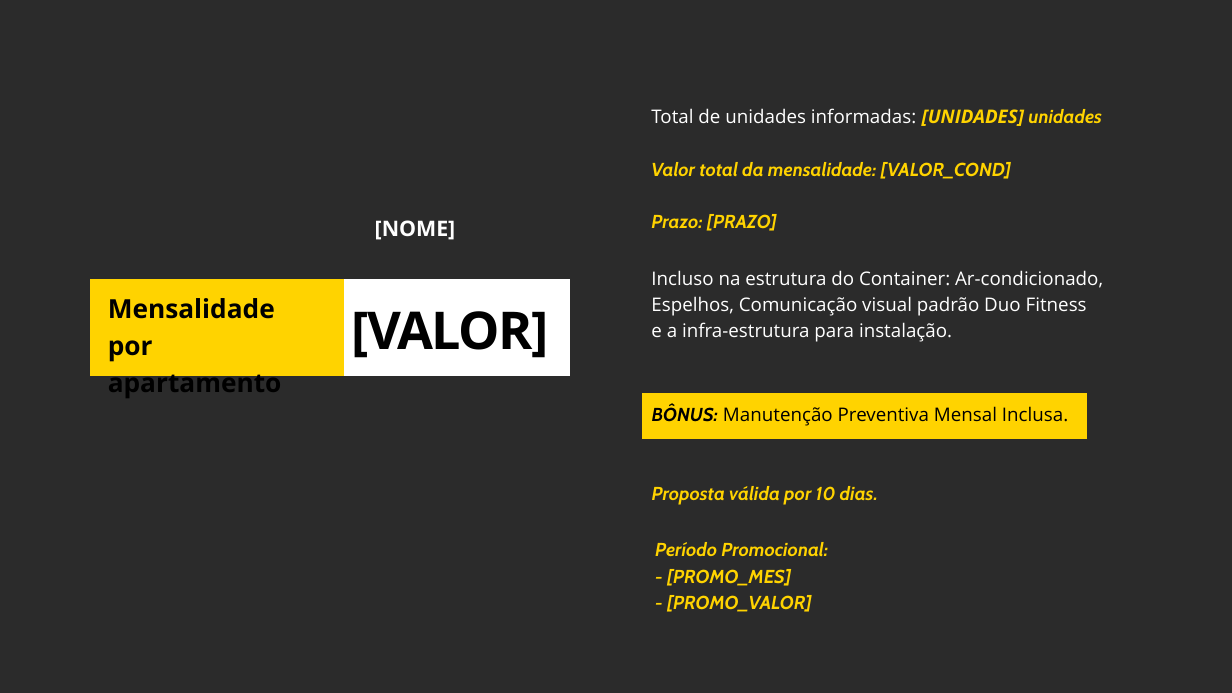
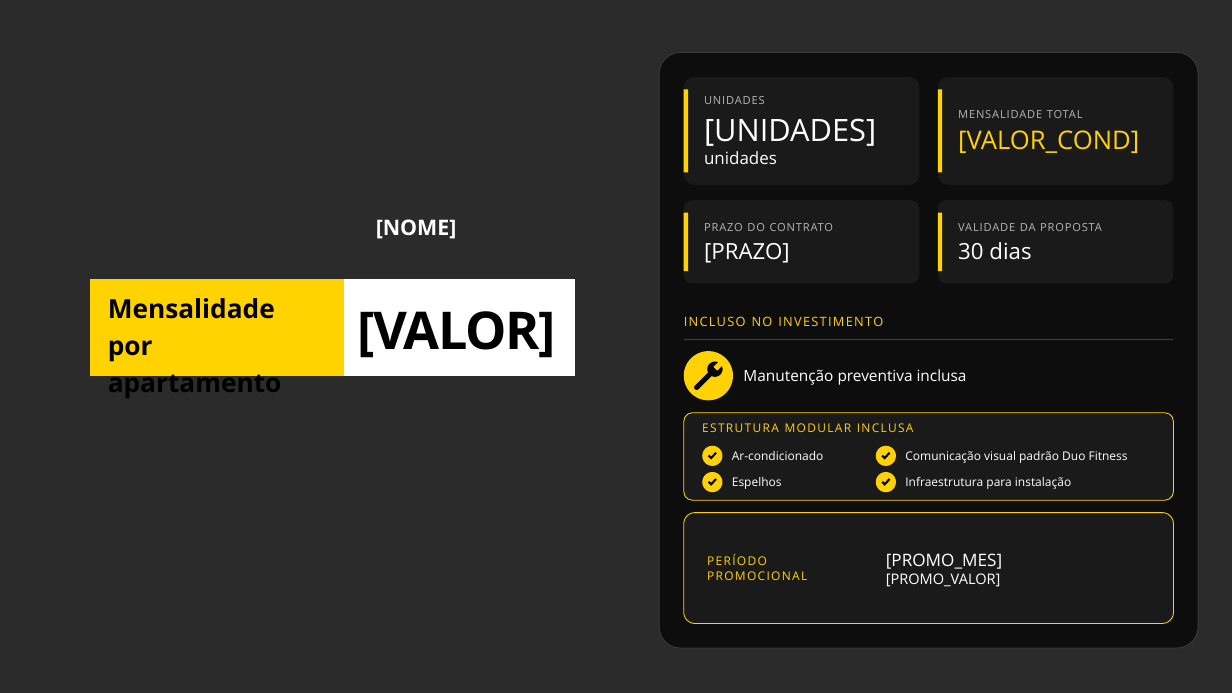
Before and after one commit to agencialumno/Site_duofitness, a slide deck: slide 23 of simulador_duofitness/templates/uno.pptx. Drawn at 1232x693 pixels with LibreOffice and Linux fonts; fonts in the diff are those of the drawing; background and template pictures are left out; a plain dark background stands for a picture behind light text. Boxes give left, top, right and bottom in pixels: in the first picture for what was removed or moved away, otherwise in the second. Text is boxed around its words. In the diff, an @@ line names an element or a change of style, - is before the commit and + after.

Commit message:
ajustes nas propostas

```diff
--- a/simulador_duofitness/templates/uno.pptx
+++ b/simulador_duofitness/templates/uno.pptx
@@ rounded rectangle added at [659,52,1198,648], fill #0B0B0B at 93% opacity, outline #3A3A3A 1 pt @@
@@ rounded rectangle added at [684,77,920,185], fill #1A1A1A @@
@@ rectangle added at [684,89,688,172], fill #FED205 @@
@@ rounded rectangle added at [938,77,1173,185], fill #1A1A1A @@
@@ rectangle added at [938,89,942,172], fill #FED205 @@
@@ text removed at [651,108,1102,231] @@
-Total de unidades informadas: [UNIDADES] unidades
-Valor total da mensalidade: [VALOR_COND]
-Prazo: [PRAZO]
@@ text added at [704,96,876,164], 36 pt, text #FFFFFF @@
+UNIDADES
+[UNIDADES] unidades
@@ text added at [958,110,1139,153], 13 pt, text #B5B5B5 @@
+MENSALIDADE TOTAL
+[VALOR_COND]
@@ rounded rectangle added at [684,200,920,283], fill #1A1A1A @@
@@ rounded rectangle added at [938,200,1173,283], fill #1A1A1A @@
@@ rectangle added at [684,213,688,271], fill #FED205 @@
@@ text added at [704,223,833,263], 13 pt, text #B5B5B5 @@
+PRAZO DO CONTRATO
+[PRAZO]
@@ rectangle added at [938,213,942,271], fill #FED205 @@
@@ text added at [958,223,1102,260], 13 pt, text #B5B5B5 @@
+VALIDADE DA PROPOSTA
+30 dias
@@ freeform shape: place and size @@
-freeform shape at [90,279,570,376]
+freeform shape at [90,279,575,376]
@@ text "[VALOR]": place and size @@
-text "[VALOR]" at [351,311,549,358]
+text "[VALOR]" at [358,311,556,358]
@@ text removed at [651,270,1103,342] @@
-Incluso na estrutura do Container: Ar-condicionado, Espelhos, Comunicação visual padrão Duo Fitness
-e a infra-estrutura para instalação.
@@ text added at [752,316,773,326], 15 pt, text #FED205 @@
+INCLUSO NO INVESTIMENTO
@@ rectangle added at [684,339,1173,340], fill #3A3A3A @@
@@ ellipse added at [684,351,733,400], fill #FED205 @@
@@ freeform shape added at [694,362,723,390], fill #000000 @@
@@ text added at [743,369,913,385], 18 pt, text #FFFFFF @@
+Manutenção preventiva inclusa
@@ freeform shape removed at [642,393,1087,439] @@
@@ text removed at [652,405,1068,505] @@
-BÔNUS: Manutenção Preventiva Mensal Inclusa.
-Proposta válida por 10 dias.
@@ group added at [684,369,1173,500]: 5 texts, 4 ellipses, 4 freeform shapes, 1 rounded rectangle @@
+ESTRUTURA MODULAR INCLUSA
+Ar-condicionado
+Comunicação visual padrão Duo Fitness
+Espelhos
+Infraestrutura para instalação
@@ rounded rectangle added at [684,513,1173,623], fill #1A1A1A, outline #FED205 1 pt @@
@@ text "[PROMO_MES]" at [886,553,1002,587]: vertical alignment top to middle @@
@@ text added at [707,554,807,580], 14 pt, text #FED205 @@
+PERÍODO
+PROMOCIONAL
@@ text at [886,553,1002,587]: text changed; size 21.9 to 17 pt; font Cabin to Open Sans; text colour #FFD300 to #FFFFFF; bold off; italic off @@
-Período Promocional:
-- [PROMO_MES]
-- [PROMO_VALOR]
+[PROMO_MES]
+[PROMO_VALOR]
```
Also in this commit, not shown: 5 other files.
